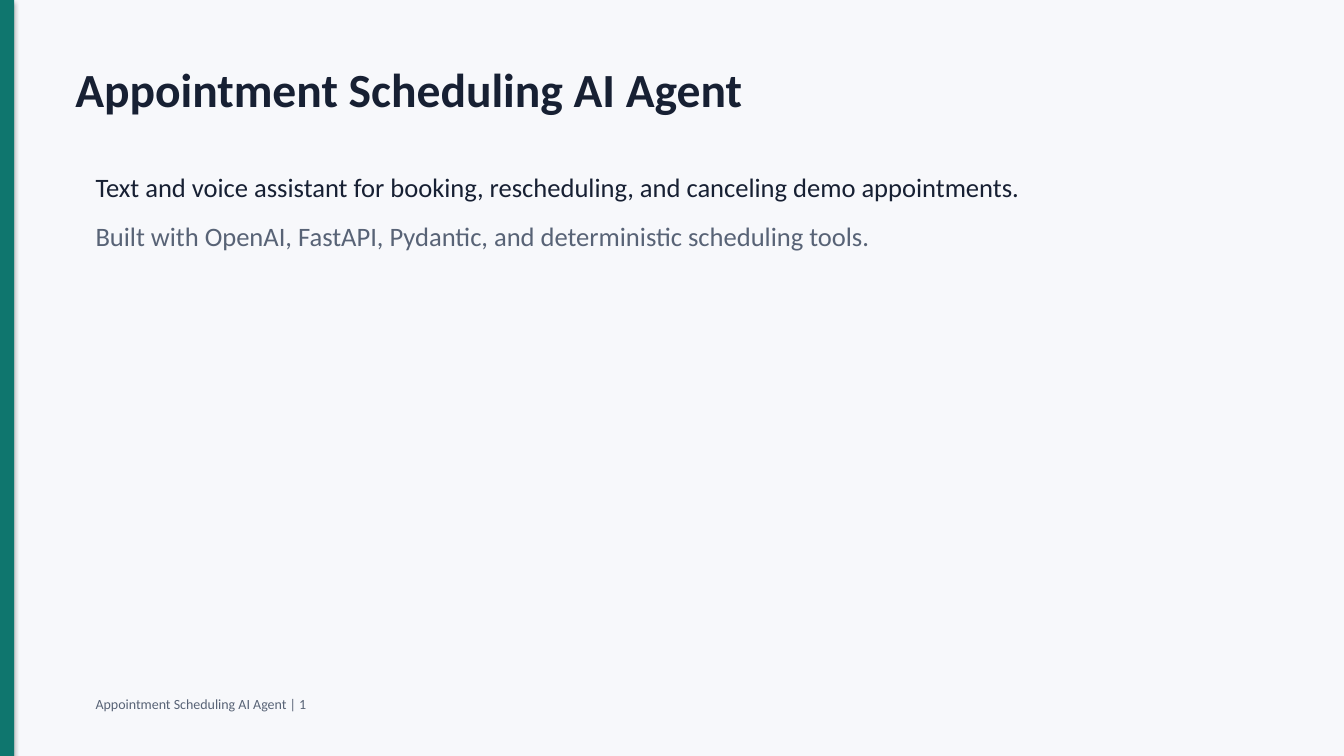
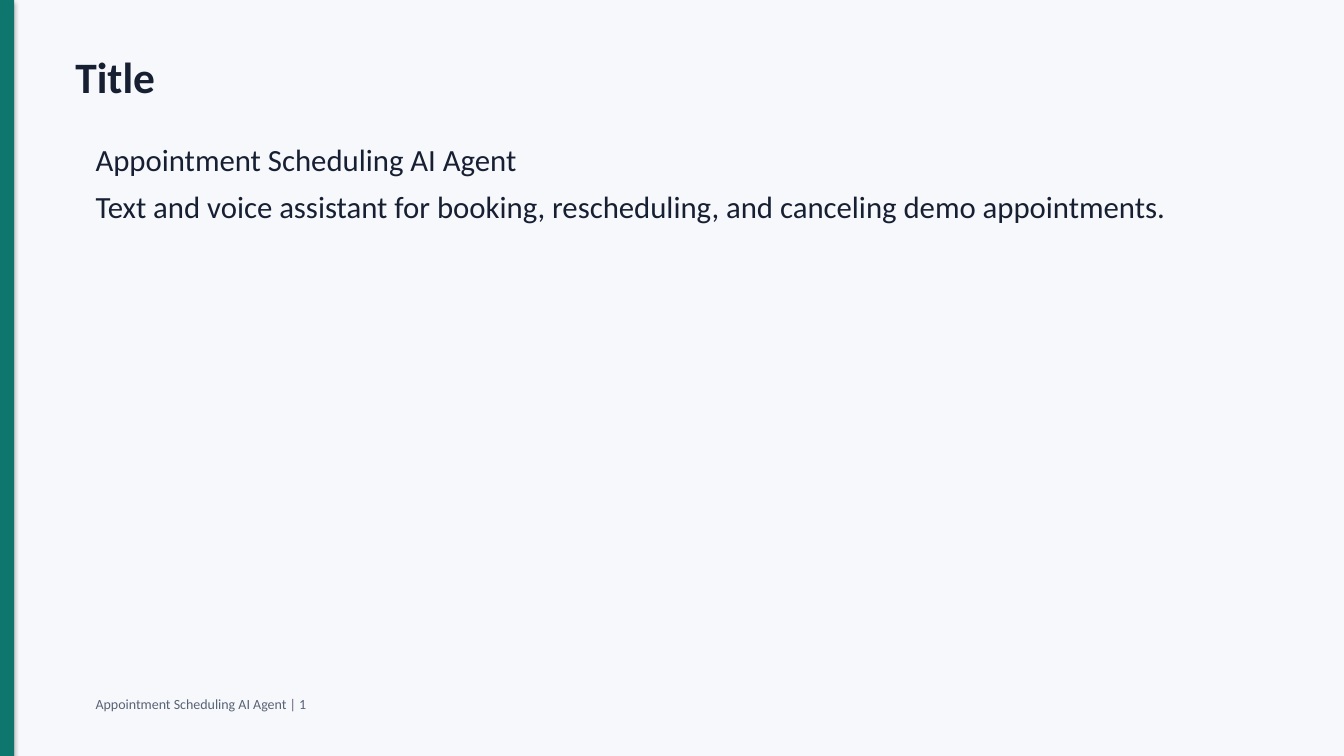
Before and after one commit to amankumarhal/scheduling_agent, a slide deck: slide 1 of docs/appointment_agent_interview_deck.pptx. Drawn at 1344x756 pixels with LibreOffice and Linux fonts; fonts in the diff are those of the drawing. Boxes give left, top, right and bottom in pixels: in the first picture for what was removed or moved away, otherwise in the second. Text is boxed around its words. In the diff, an @@ line names an element or a change of style, - is before the commit and + after.

Commit message:
Expand production system design slides

```diff
--- a/docs/appointment_agent_interview_deck.pptx
+++ b/docs/appointment_agent_interview_deck.pptx
@@ text at (75, 62, 155, 94): text changed; size 34 to 31 pt @@
-Appointment Scheduling AI Agent
+Title
@@ text "Appointment Scheduling AI Agent": place and size @@
-text "Appointment Scheduling AI Agent" at (96, 178, 1019, 251)
+text "Appointment Scheduling AI Agent" at (96, 149, 1165, 224)
@@ text at (96, 149, 516, 177): paragraph added @@
+Appointment Scheduling AI Agent
@@ text at (96, 196, 1165, 224): size 19 to 22 pt in "Text and voice assistant for booking, rescheduling, ..."; less space between paragraphs @@
@@ text at (96, 227, 869, 251): paragraph removed @@
-Built with OpenAI, FastAPI, Pydantic, and deterministic scheduling tools.
```
Also in this commit, not shown: 10 other slides changed, 14 slides added, 4 slides removed, 1 other file.
